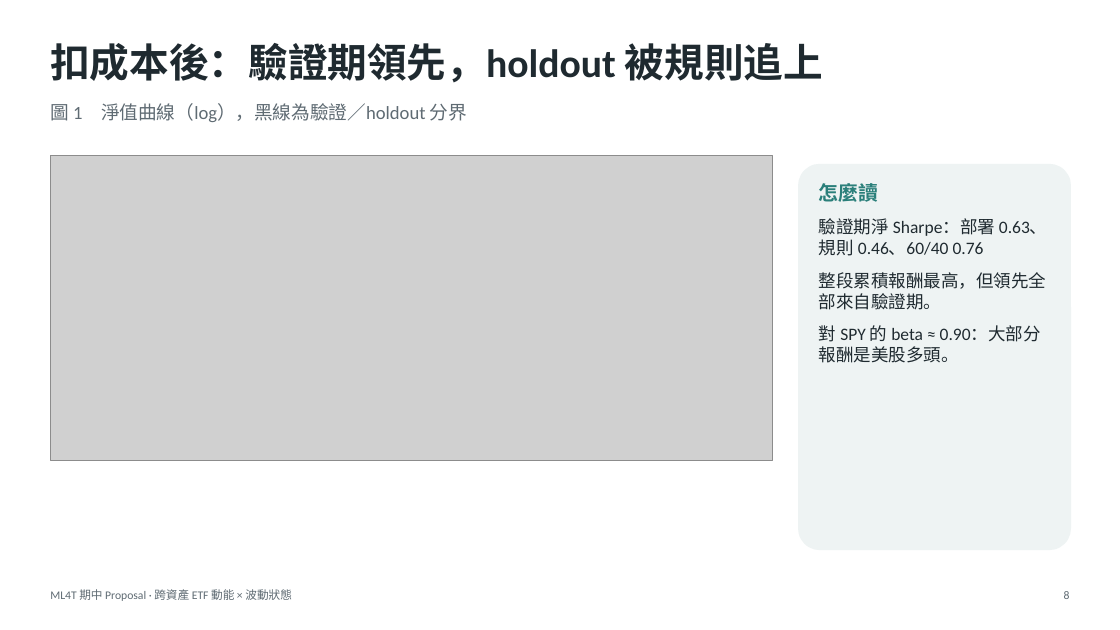
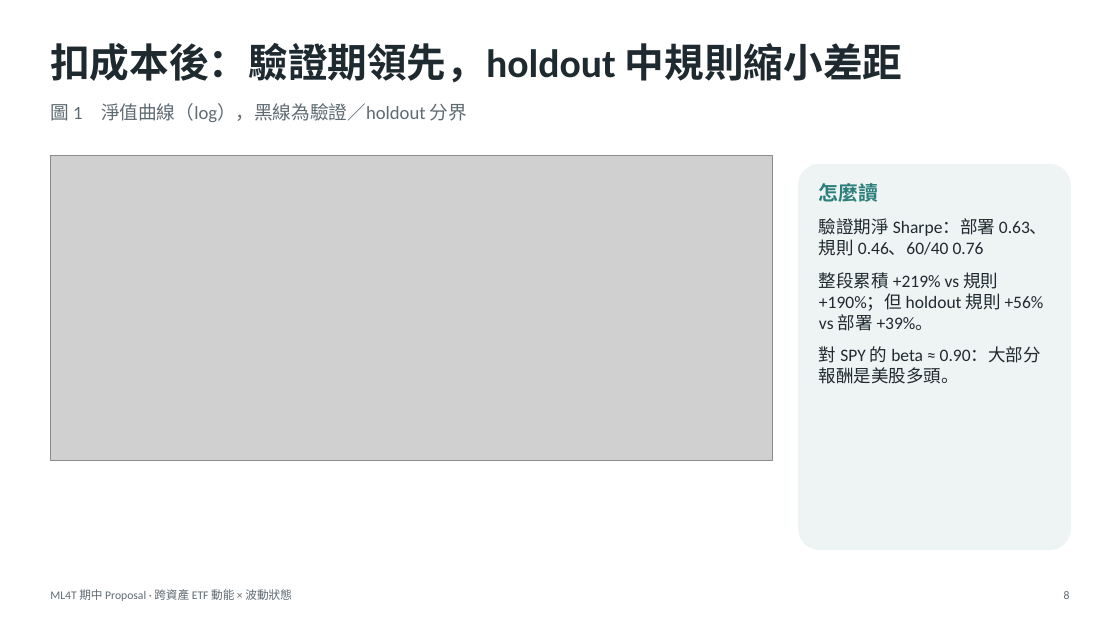
Before and after one commit to StanHsu0348/ml4t-midterm-etf-momentum, a slide deck: slide 8 of slides/midterm_presentation.pptx. Drawn at 1120x630 pixels with LibreOffice and Linux fonts; fonts in the diff are those of the drawing; grey boxes stand for pictures. Boxes give left, top, right and bottom in pixels: in the first picture for what was removed or moved away, otherwise in the second. Text is boxed around its words. In the diff, an @@ line names an element or a change of style, - is before the commit and + after.

```diff
--- a/slides/midterm_presentation.pptx
+++ b/slides/midterm_presentation.pptx
@@ text at (x1=50, y1=43, x2=902, y2=82): text changed @@
-扣成本後：驗證期領先，holdout 被規則追上
+扣成本後：驗證期領先，holdout 中規則縮小差距
@@ text at (x1=819, y1=272, x2=1044, y2=331): text changed @@
-整段累積報酬最高，但領先全部來自驗證期。
+整段累積 +219% vs 規則 +190%；但 holdout 規則 +56% vs 部署 +39%。
```
Also in this commit, not shown: 4 other slides changed, 22 other files.
